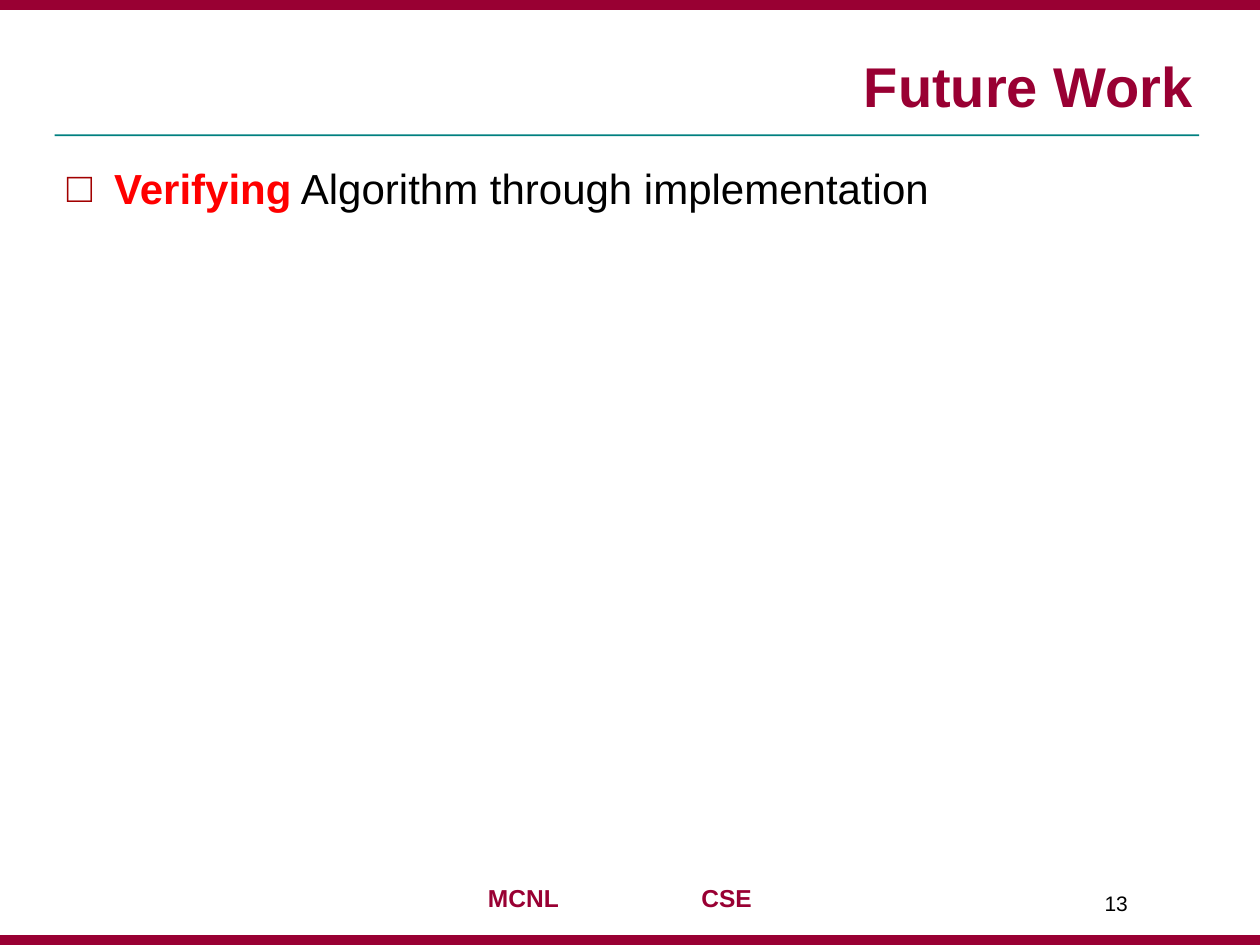
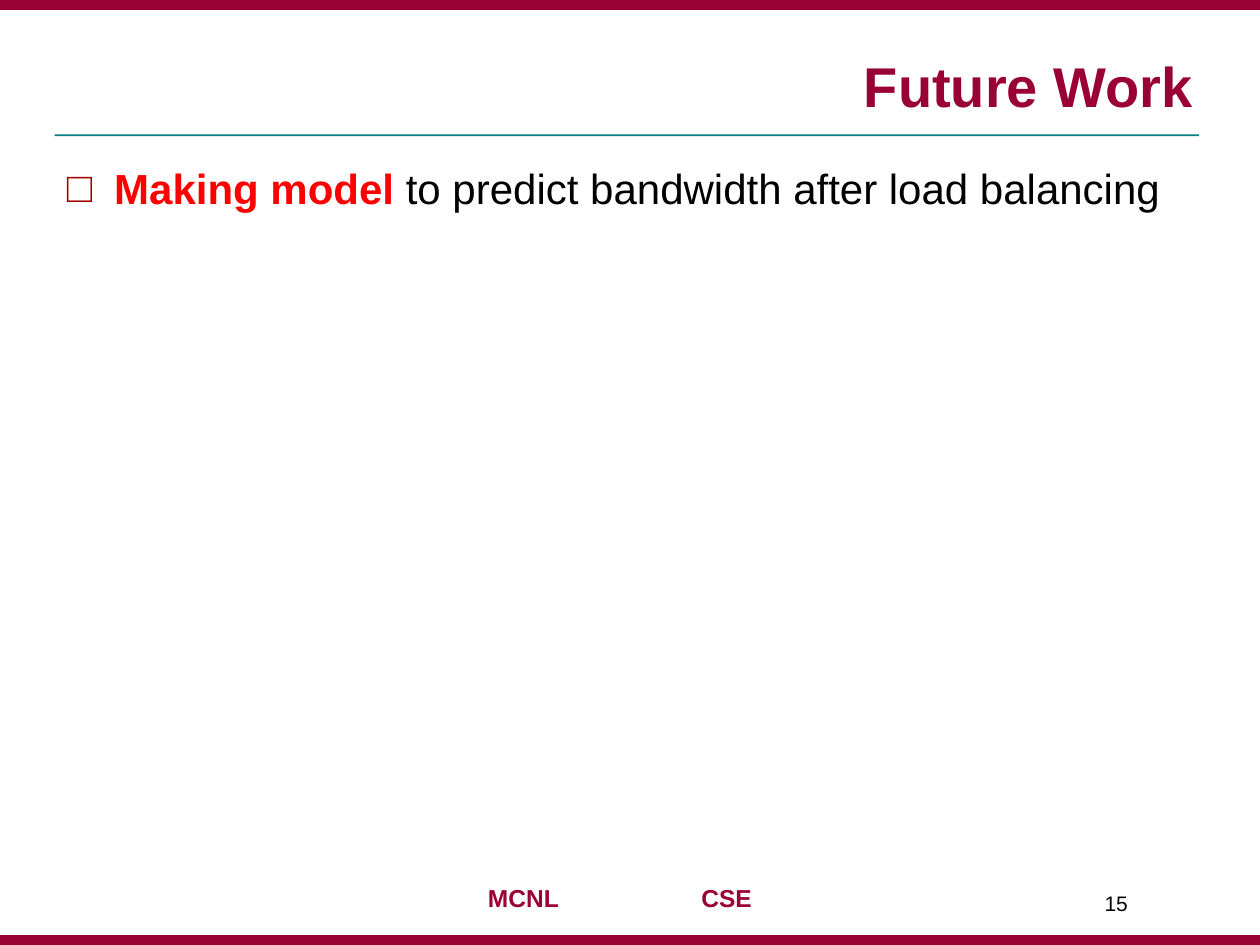
Before and after one commit to jaejunha/Paper, a slide deck: slide 15 of Daily(written_by_Korean)/180727.pptx (slide 13 before the commit). Drawn at 1260x945 pixels with LibreOffice and Linux fonts; fonts in the diff are those of the drawing; background and template pictures are left out. Boxes give left, top, right and bottom in pixels: in the first picture for what was removed or moved away, otherwise in the second. Text is boxed around its words. In the diff, an @@ line names an element or a change of style, - is before the commit and + after.

```diff
--- a/Daily(written_by_Korean)/180727.pptx
+++ b/Daily(written_by_Korean)/180727.pptx
@@ text at (x1=114, y1=173, x2=1160, y2=213): text changed @@
-□ Verifying Algorithm through implementation
+□ Making model to predict bandwidth after load balancing
@@ page number at (x1=1105, y1=896, x2=1128, y2=912): text changed @@
-13
+15
```
Also in this commit, not shown: 7 other slides changed, 4 slides added, 2 slides removed, 1 other file.
